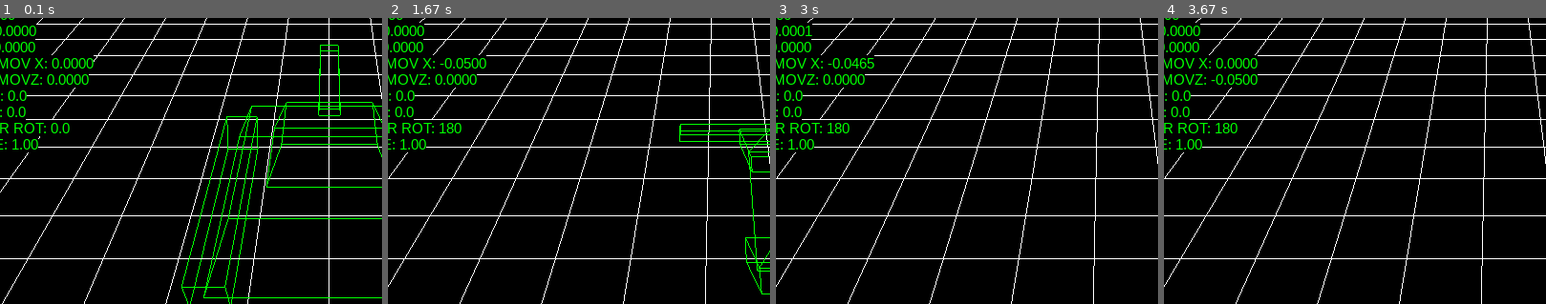
Above: before the commit, frames 1-4 (left to right).
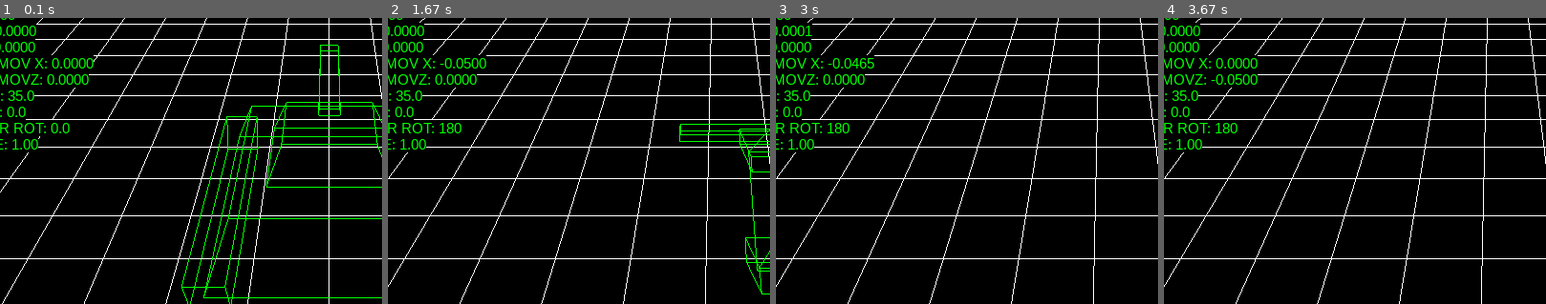
Above: after the commit, the same moments.

Repository: antonioam82/tank_controller
Game: pygame game, started from tank_demo_v.py
Same seed, same stepped clock (60 frames per second), same inputs: the game is played once before the commit and once after it.
Inputs:
- Up to frame 1 (0.1 s): no input
- Up to frame 2 (1.67 s): hold V 0.33-0.8 s; hold Right 0.33-0.8 s; tap Y at 0.83 s; tap S at 1.17 s
- Up to frame 3 (3 s): hold Up 2-2.47 s; hold Right 2.5-2.97 s; tap C at 2.65 s
- Up to frame 4 (3.67 s): hold Left 3-3.53 s; tap V at 3.15 s; hold Down from 3.57 s (still down)
The pictures show only the part of the screen within x 7-57%, y 16-66%; the shares and areas given below are measured in that part.

The runs differ from the first frame. In frame 1, 0.1% of the frame differs, in the area x 2-9%, y 25-29%; in frame 2, 0.1%; in frame 3, 0.1%; in frame 4, 0.1%.

Commit message:
Modificado valor de 'rot_x' inicial para que refleje valor real de inicio

Diff:
--- a/tank_demo_v.py
+++ b/tank_demo_v.py
@@ -133,7 +133,7 @@
 
     gluPerspective(45, display[0] / display[1], 0.1, 90)
     glTranslatef(0, 0, -10)
-    glRotatef(35, 1, 0, 0)
+    #glRotatef(35, 1, 0, 0)
     glEnable(GL_DEPTH_TEST)
 
     base = os.path.dirname(__file__)
@@ -169,12 +169,12 @@
 
     act_anim = False
     dest_scale = 0.81
-    dest_rot_x = -88.5
+    dest_rot_x = 1.0 #-88.5
 
 
     model_angle = 180
     y_tower = 0.0
-    rot_x = 0.0
+    rot_x = 35.0 #0.0
     ROT_X_SPEED = 0.5 #<<<<<<<<<<<<<<<<<<<<<<<<<<<<<<<<<
     rot_y = 0.0
     stop_camera = False
@@ -198,10 +198,11 @@
                     glLoadIdentity()
                     gluPerspective(45, (display[0] / display[1]), 0.1, 90.0)
                     glTranslatef(0.0, 0.0, -10.0)
+                    rot_x = 90############################
                     scale = 0.39
                     dest_scale = 0.81
                     act_anim = True
-                    glRotatef(90.0, 1.0, 0.0, 0.0)
+                    #glRotatef(90.0, 1.0, 0.0, 0.0)
 
                 #elif  e.key == K_p and (e.mod & KMOD_ALT):
                     #ortographic = not ortographic
